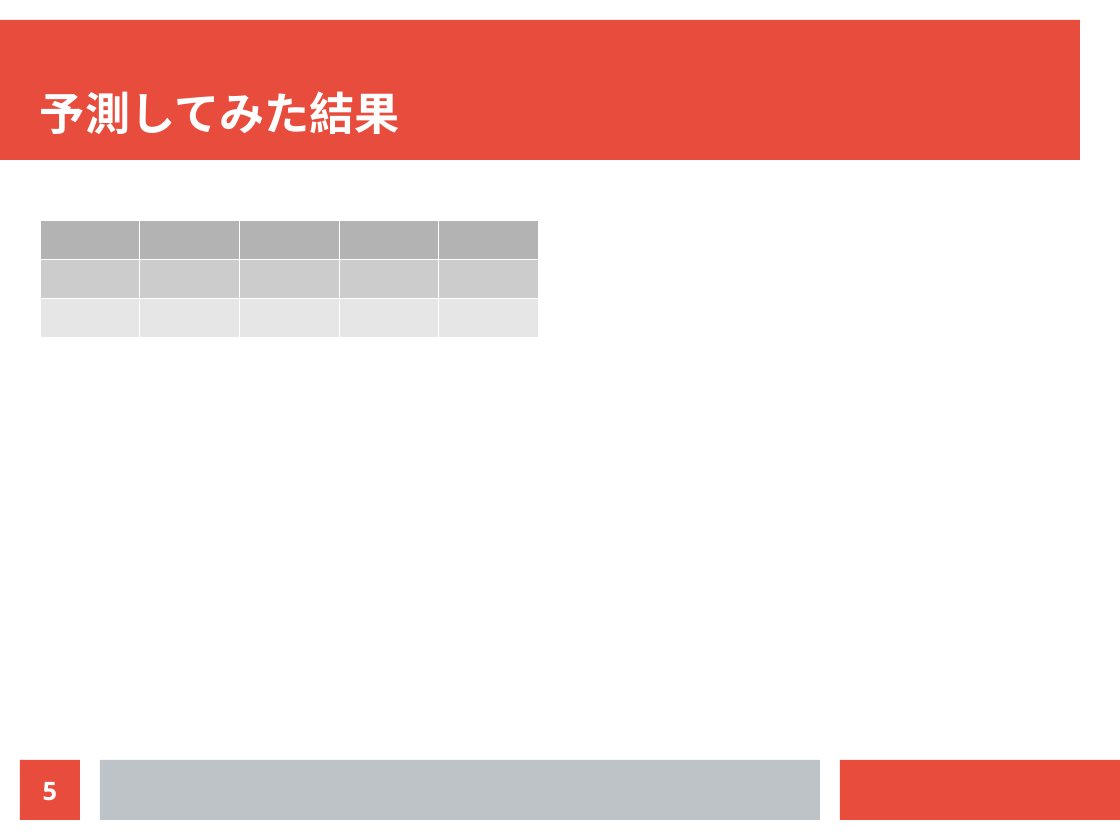
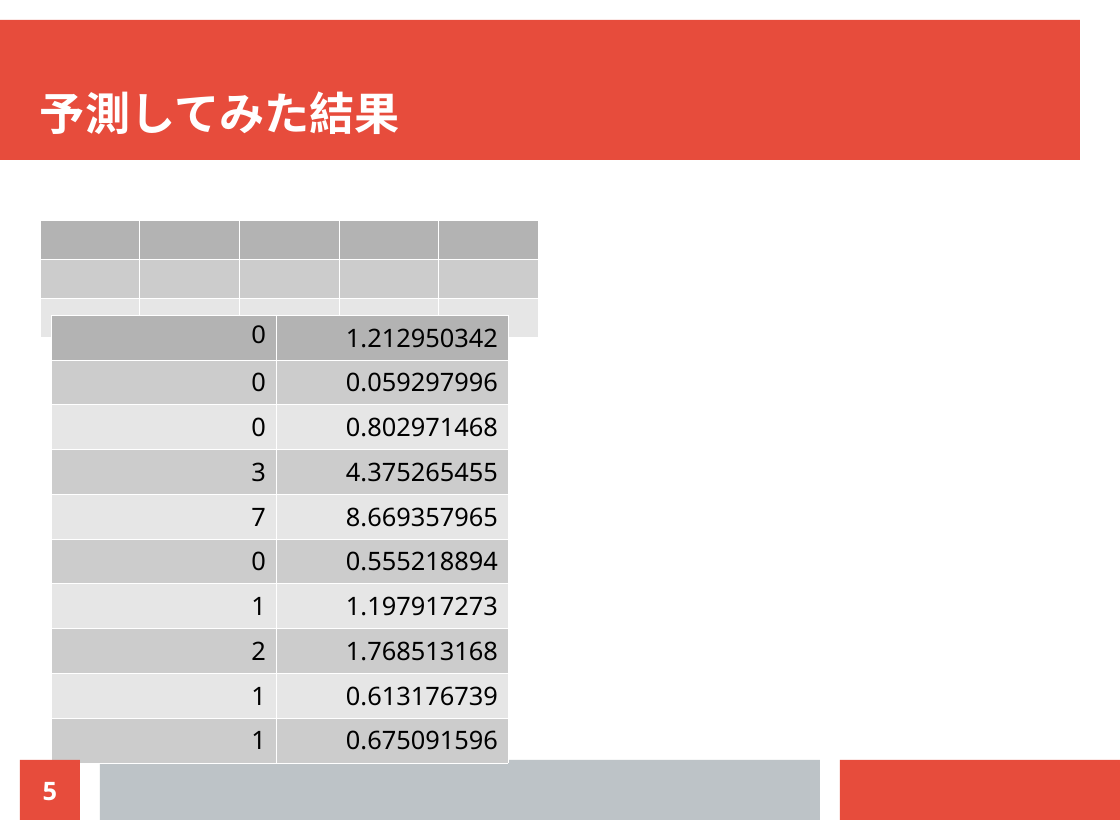
Before and after one commit to ducksfrogs/AIQuest, a slide deck: slide 5 of pbl01_2/docs/presen.odp. Drawn at 1120x840 pixels with LibreOffice and Linux fonts; fonts in the diff are those of the drawing. Boxes give left, top, right and bottom in pixels: in the first picture for what was removed or moved away, otherwise in the second. Text is boxed around its words. In the diff, an @@ line names an element or a change of style, - is before the commit and + after.

```diff
--- a/pbl01_2/docs/presen.odp
+++ b/pbl01_2/docs/presen.odp
@@ table added at bbox=[51, 315, 508, 754], 10 rows, 2 columns @@
+0 | 1.212950342
+0 | 0.059297996
+0 | 0.802971468
+3 | 4.375265455
+7 | 8.669357965
+0 | 0.555218894
+1 | 1.197917273
+2 | 1.768513168
+1 | 0.613176739
+1 | 0.675091596
```
Also in this commit, not shown: 7 other files.
